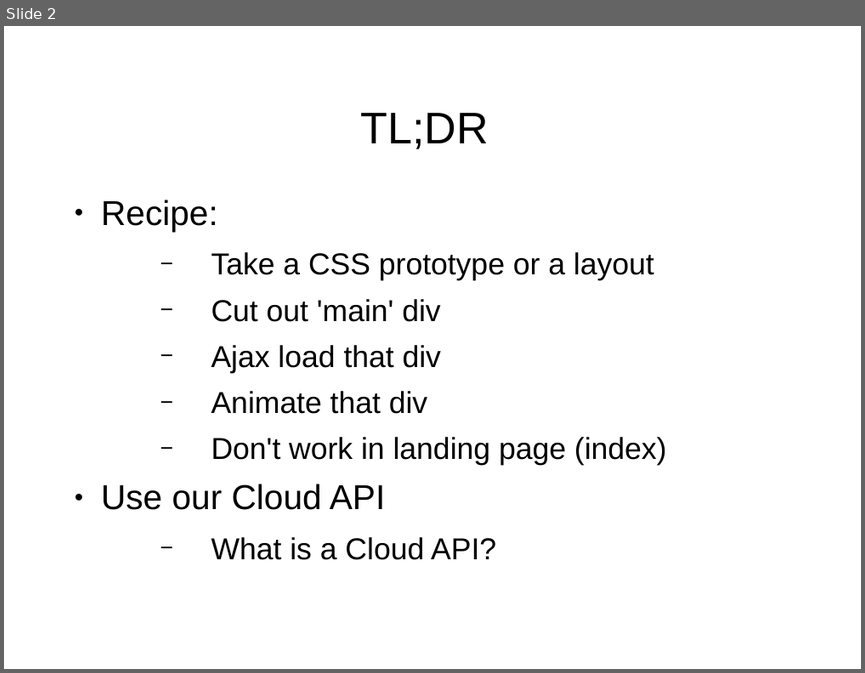
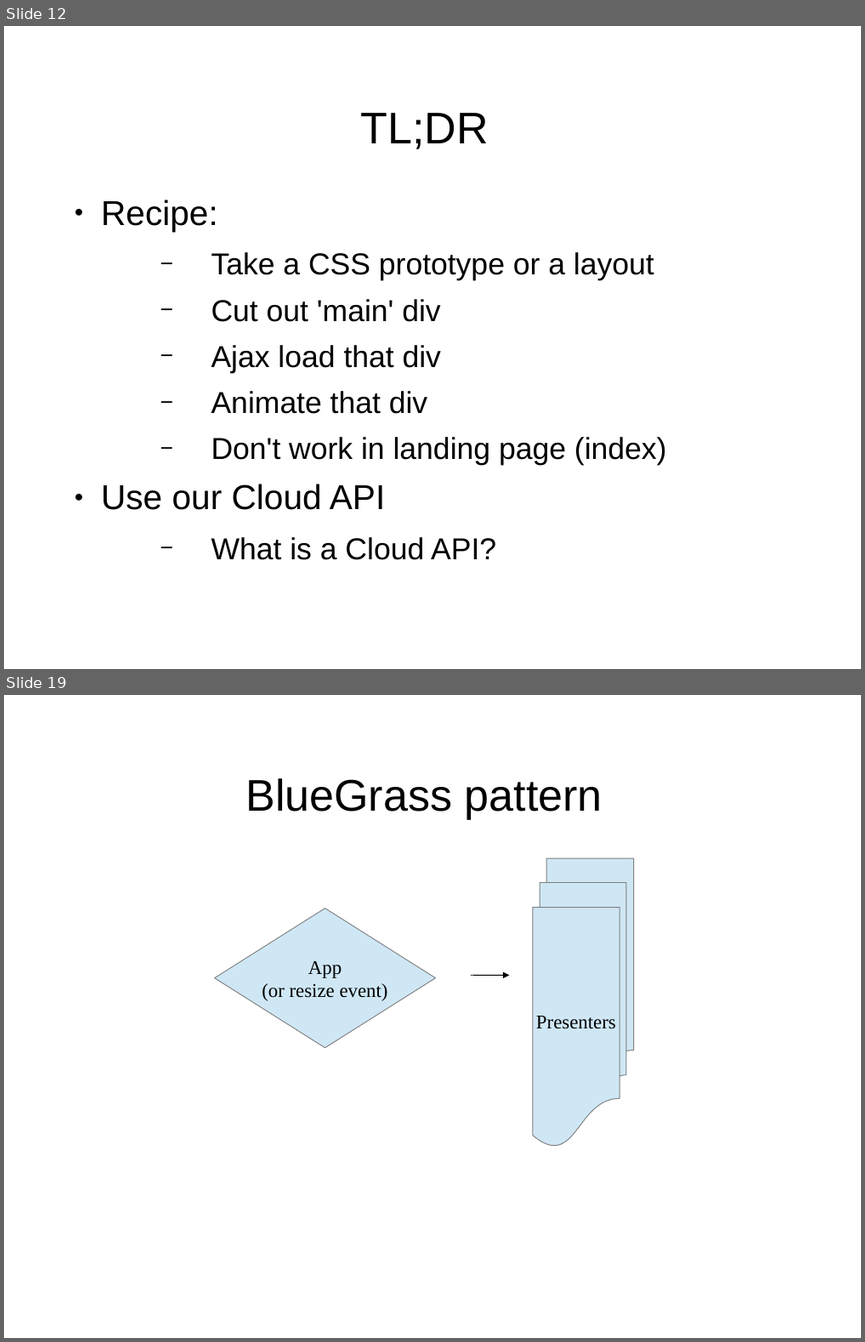
Before and after one commit to shawea/blueGrass, a slide deck: trainTheTrainer/short.odp. Shown one above the other, each under a label of ours: slide 2 before the commit, slides 12 and 19 after it; the slides between them are not shown. The pictures are 865x673 and 865x1342 pixels, drawn with LibreOffice and Linux fonts; fonts in the diff are those of the drawing; background and template pictures are left out. Boxes give left, top, right and bottom in pixels: in the first picture for what was removed or moved away, otherwise in the second. Text is boxed around its words. In the diff, an @@ line names an element or a change of style, - is before the commit and + after.

```diff
--- a/trainTheTrainer/short.odp
+++ b/trainTheTrainer/short.odp
@@ slide 19 added at [4,695,861,1338], background picture (left out) @@
@@ title added at [245,778,602,819], 41 pt, text #000000 @@
+BlueGrass pattern
@@ flow chart multidocument added at [533,858,634,1146], fill #CFE7F5, outline #808080 0.74 pt, 18 pt, text #000000 @@
+Presenters
@@ diamond added at [215,908,436,1047], fill #CFE7F5, outline #808080 0.74 pt, 18 pt, text #000000 @@
+App
+(or resize event)
@@ arrow added from (471, 975) to (510, 975), #000000 0.74 pt @@
@@ what was slide 2 is now slide 12 @@
```
Also in this commit, not shown: 12 other slides added, 10 slides removed, 2 other files.
